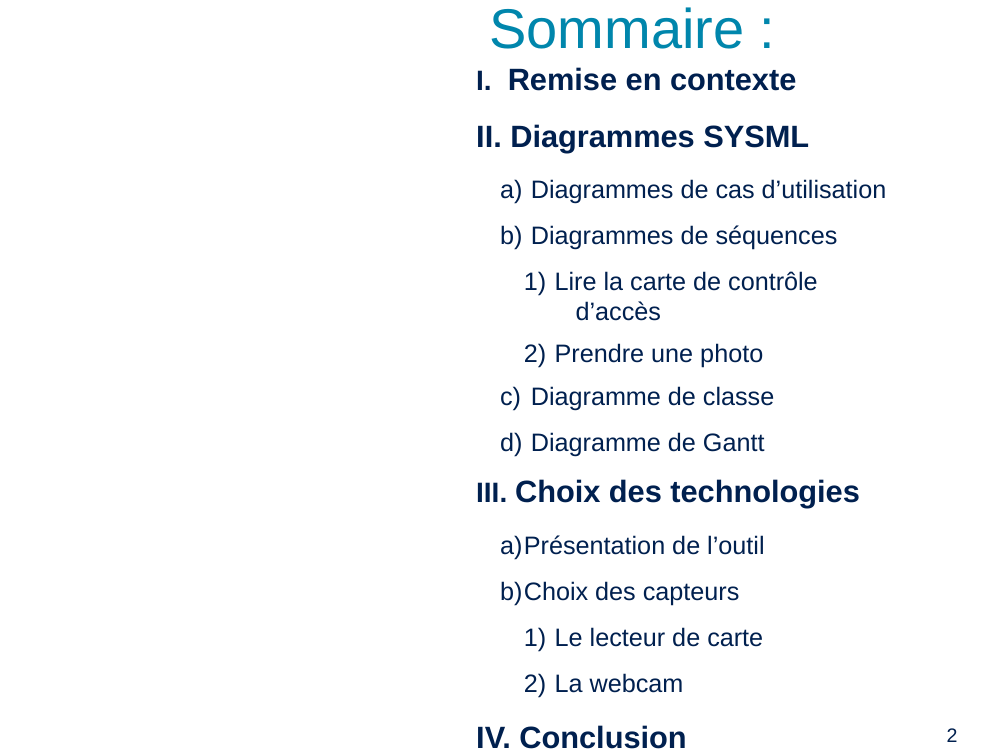
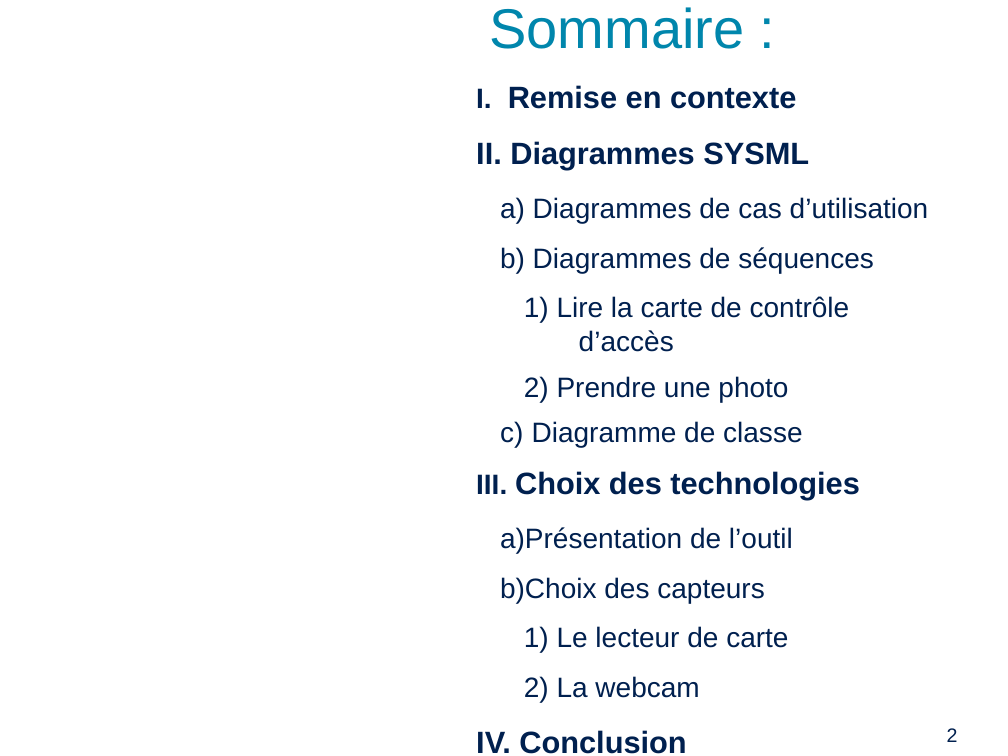
Before and after one commit to PinaudLucas/Projet, a slide deck: slide 2 of Lucas/Revue_2.odp. Drawn at 1008x756 pixels with LibreOffice and Linux fonts; fonts in the diff are those of the drawing; background and template pictures are left out. Boxes give left, top, right and bottom in pixels: in the first picture for what was removed or moved away, otherwise in the second. Text is boxed around its words. In the diff, an @@ line names an element or a change of style, - is before the commit and + after.

```diff
--- a/Lucas/Revue_2.odp
+++ b/Lucas/Revue_2.odp
@@ subtitle "Remise en contexte": place and size @@
-subtitle "Remise en contexte" at (500, 67, 887, 749)
+subtitle "Remise en contexte" at (500, 85, 929, 754)
@@ subtitle at (500, 197, 929, 698): size 18 to 20 pt in "Diagrammes de cas d’utilisation", "Diagrammes de séquences", "Lire la carte de contrôle d’accès", "Prendre une photo" and 5 more places @@
@@ subtitle at (531, 432, 765, 456): paragraph removed @@
-  d) Diagramme de Gantt
```
Also in this commit, not shown: 3 other slides changed, 1 slide removed, 3 other files.
